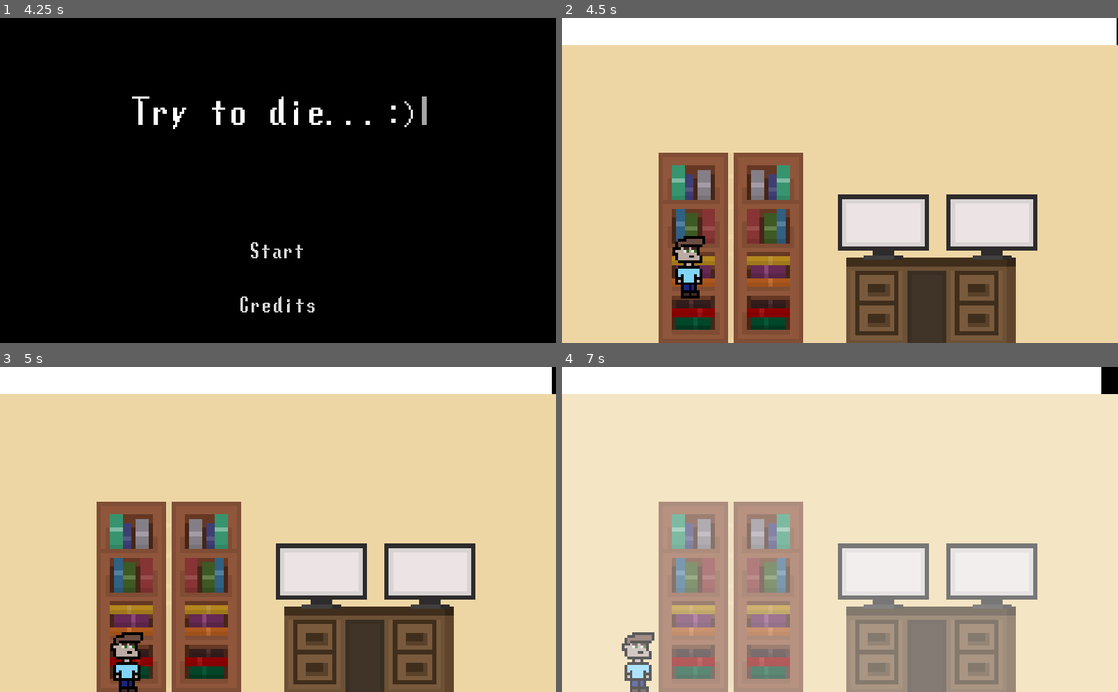
Above: before the commit, frames 1-4 (two rows, left to right).
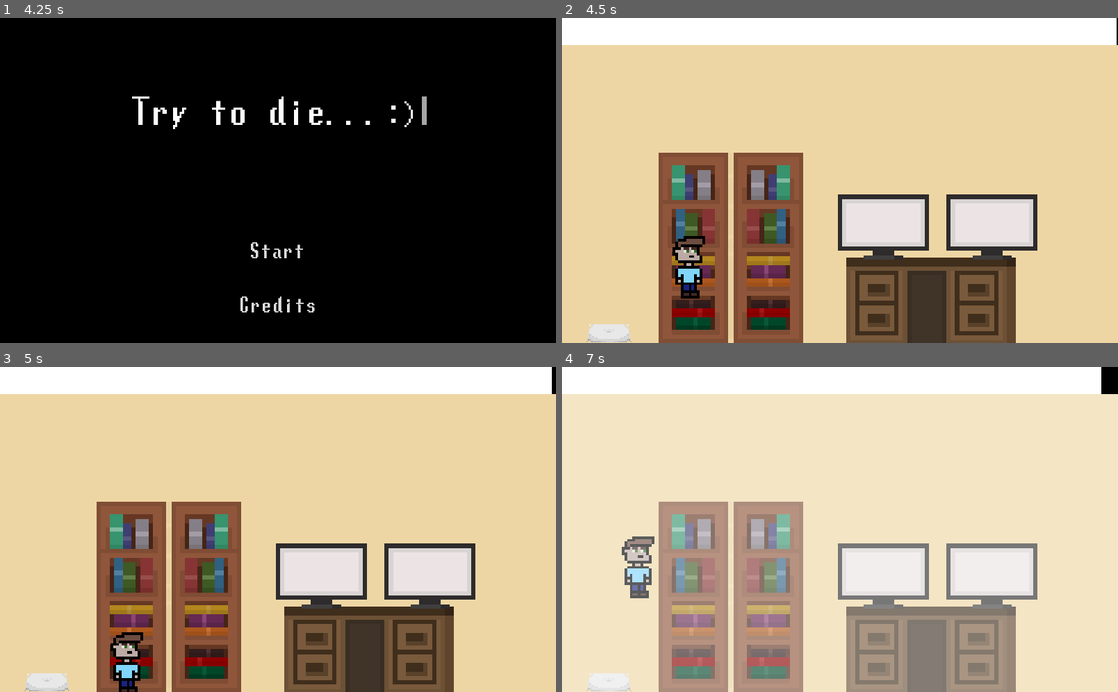
Above: after the commit, the same moments.

Repository: lajollagamesclub/week-115
Game: Godot game, scene res://TitleScreen.tscn
Two runs of this game, one before a commit and one after it. Both use one fixed random seed, a clock stepped at 60 frames per second and the inputs below. The engine's default icon, where the game draws it, is replaced by a stand-in: a white triangle on a blue panel in a dark square.
Inputs:
- Up to frame 1 (4.25 s): tap Enter at 0.5 s; hold D (g_right) 0.53-1.28 s; hold S (g_down) 1.28-2.03 s; hold D (g_right) 2.03-2.78 s; tap Space at 2.75 s; hold W (g_up) 2.78-3.53 s; hold A (g_left) from 3.53 s (still down)
- Up to frame 2 (4.5 s): release A (g_left) at 4.25 s; click "Start" at 4.25 s
- Up to frame 3 (5 s): no input
- Up to frame 4 (7 s): tap Enter at 5 s; hold A (g_left) 5.03-5.78 s; hold S (g_down) 5.78-6.53 s; hold D (g_right) from 6.53 s (still down)

Frame 1 is identical in both runs. In frame 2, 0.4% of the frame differs, in the area x 4-13%, y 94-100%; in frame 3, 0.4%; in frame 4, 2.0%, in the area x 4-17%, y 52-100%.

Commit message:
Add pillow

Diff:
--- a/src/Main.tscn
+++ b/src/Main.tscn
@@ -1,15 +1,16 @@
-[gd_scene load_steps=12 format=2]
+[gd_scene load_steps=13 format=2]
 
 [ext_resource path="res://Boundary.tscn" type="PackedScene" id=1]
 [ext_resource path="res://ShortBoundary.tscn" type="PackedScene" id=2]
 [ext_resource path="res://desk.png" type="Texture" id=3]
 [ext_resource path="res://BookShelf.tscn" type="PackedScene" id=4]
 [ext_resource path="res://monitor.png" type="Texture" id=5]
-[ext_resource path="res://MegalovaniaStarter.tscn" type="PackedScene" id=6]
-[ext_resource path="res://Player.tscn" type="PackedScene" id=7]
-[ext_resource path="res://BonkFlash.gd" type="Script" id=8]
-[ext_resource path="res://default_theme.tres" type="Theme" id=9]
-[ext_resource path="res://AgeProgressBar.gd" type="Script" id=10]
+[ext_resource path="res://PillowArea2D.tscn" type="PackedScene" id=6]
+[ext_resource path="res://MegalovaniaStarter.tscn" type="PackedScene" id=7]
+[ext_resource path="res://Player.tscn" type="PackedScene" id=8]
+[ext_resource path="res://BonkFlash.gd" type="Script" id=9]
+[ext_resource path="res://default_theme.tres" type="Theme" id=10]
+[ext_resource path="res://AgeProgressBar.gd" type="Script" id=11]
 
 [sub_resource type="SegmentShape2D" id=1]
 a = Vector2( -160, -97 )
@@ -74,9 +75,12 @@
 scale = Vector2( 8, 8 )
 texture = ExtResource( 5 )
 
-[node name="MegalovaniaStarter" parent="." instance=ExtResource( 6 )]
+[node name="PillowArea2D" parent="World" instance=ExtResource( 6 )]
+position = Vector2( 86.3744, 562.835 )
 
-[node name="Player" parent="." instance=ExtResource( 7 )]
+[node name="MegalovaniaStarter" parent="." instance=ExtResource( 7 )]
+
+[node name="Player" parent="." instance=ExtResource( 8 )]
 position = Vector2( 232.624, 441.986 )
 
 [node name="UI" type="CanvasLayer" parent="."]
--- /dev/null
+++ b/src/PillowArea2D.tscn
@@ -0,0 +1,18 @@
+[gd_scene load_steps=3 format=2]
+
+[ext_resource path="res://pillow.png" type="Texture" id=1]
+
+[sub_resource type="RectangleShape2D" id=1]
+extents = Vector2( 34.8094, 16.9259 )
+
+[node name="PillowArea2D" type="Area2D" groups=[
+"bouncy",
+]]
+
+[node name="Sprite" type="Sprite" parent="."]
+scale = Vector2( 3, 3 )
+texture = ExtResource( 1 )
+
+[node name="CollisionShape2D" type="CollisionShape2D" parent="."]
+position = Vector2( 0, 20 )
+shape = SubResource( 1 )
--- a/src/Player.gd
+++ b/src/Player.gd
@@ -26,10 +26,14 @@
 var player_data: PlayerData = null
 
 func update_playerdata():
+	player_data.connect("bounce", self, "_on_bounce")
 	sprite = player_data.get_node("Sprite")
 	floor_raycast = player_data.get_node("FloorRayCast")
 	right_raycast = player_data.get_node("RightRayCast")
 	left_raycast = player_data.get_node("LeftRayCast")
+
+func _on_bounce():
+	jump()
 
 func _on_new_age(in_age: int):
 	set_age(in_age)
--- a/src/PlayerData.gd
+++ b/src/PlayerData.gd
@@ -1,9 +1,17 @@
 extends Area2D
+
+signal bounce
 
 class_name PlayerData
 
-#var area_groups = {
-#	"
+var area_groups = {
+	"gasoline": [],
+	"hair_spray": [],
+	"fire": [],
+	"bouncy": [],
+	"instadeath": [],
+	"chokey": []
+}
 
 var shape_owner: int = -1
 
@@ -17,5 +25,18 @@
 func _on_PlayerData_tree_exiting():
 	get_parent().shape_owner_clear_shapes(shape_owner)
 
-#func _on_PlayerData_area_entered(area):
-#	calculate_next_event() # from areas inside
+func calculate_next_event():
+	if area_groups["bouncy"].size() > 0:
+		area_groups["bouncy"].clear()
+		emit_signal("bounce")
+
+func _on_PlayerData_area_entered(area):
+	for g in area_groups:
+		if area.is_in_group(g):
+			area_groups[g].append(area)
+	calculate_next_event() # from areas inside
+
+func _on_PlayerData_area_exited(area):
+	for g in area_groups:
+		if area.is_in_group(g):
+			area_groups[g].erase(area)
--- a/src/PlayerData.tscn
+++ b/src/PlayerData.tscn
@@ -29,4 +29,5 @@
 exclude_parent = false
 cast_to = Vector2( -50, 0 )
 [connection signal="area_entered" from="." to="." method="_on_PlayerData_area_entered"]
+[connection signal="area_exited" from="." to="." method="_on_PlayerData_area_exited"]
 [connection signal="tree_exiting" from="." to="." method="_on_PlayerData_tree_exiting"]
Not shown: 3 places in src/Main.tscn that only renumber resources
Binary file added: src/pillow.png
Not shown, added: src/pillow.png.import
